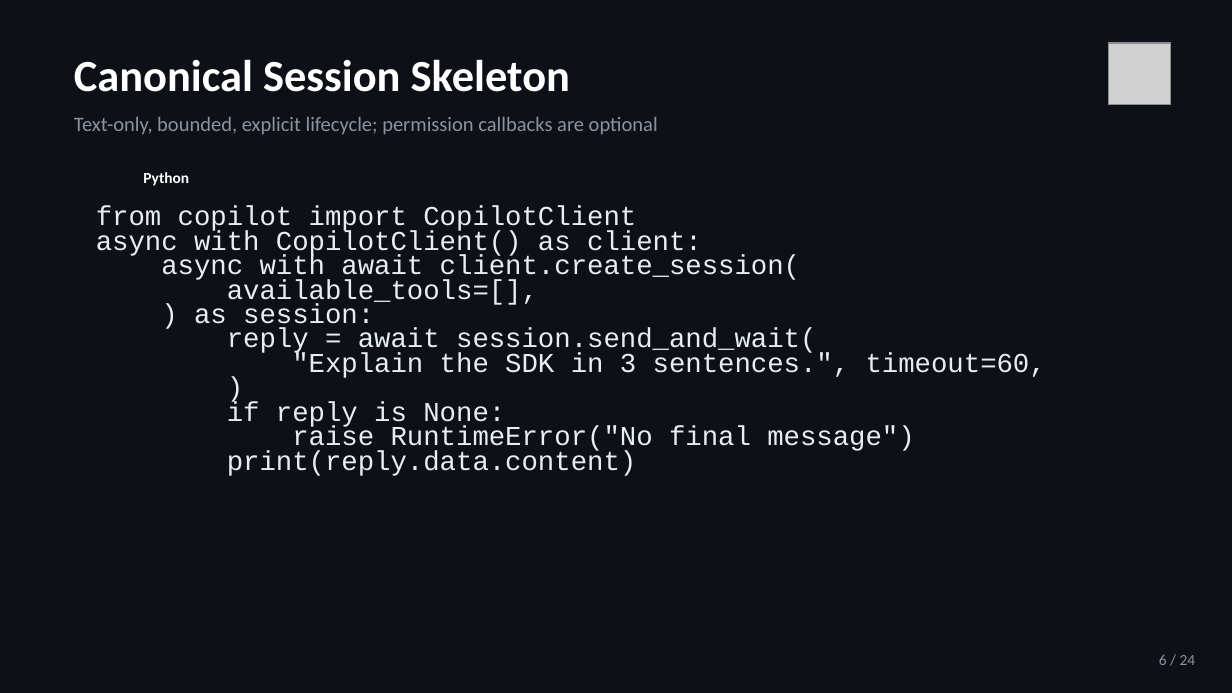
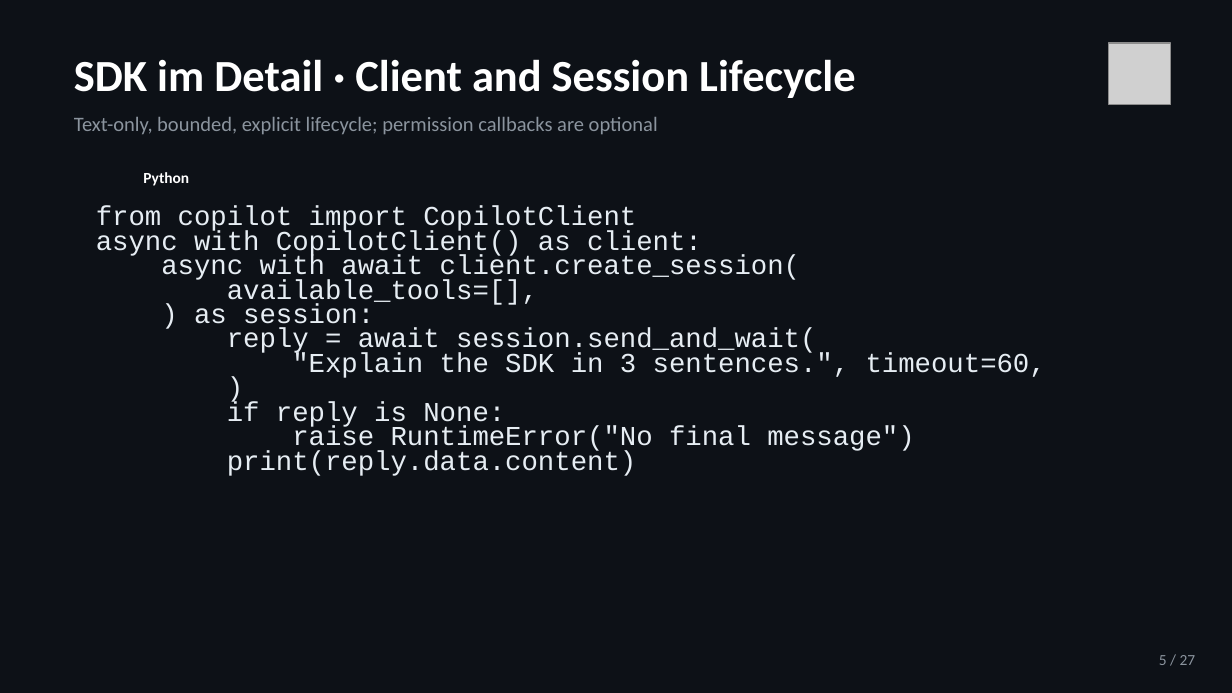
Before and after one commit to jeffrey-groneberg/ghcp_sdk, a slide deck: slide 5 of GitHub-Copilot-SDK.pptx (slide 6 before the commit). Drawn at 1232x693 pixels with LibreOffice and Linux fonts; fonts in the diff are those of the drawing; grey boxes stand for pictures. Boxes give left, top, right and bottom in pixels: in the first picture for what was removed or moved away, otherwise in the second. Text is boxed around its words. In the diff, an @@ line names an element or a change of style, - is before the commit and + after.

```diff
--- a/GitHub-Copilot-SDK.pptx
+++ b/GitHub-Copilot-SDK.pptx
@@ text at (74, 59, 855, 98): text changed @@
-Canonical Session Skeleton
+SDK im Detail · Client and Session Lifecycle
@@ text at (1159, 655, 1196, 665): text changed @@
-6 / 24
+5 / 27
```
Also in this commit, not shown: 23 other slides changed, 3 slides added, 2 other files.
